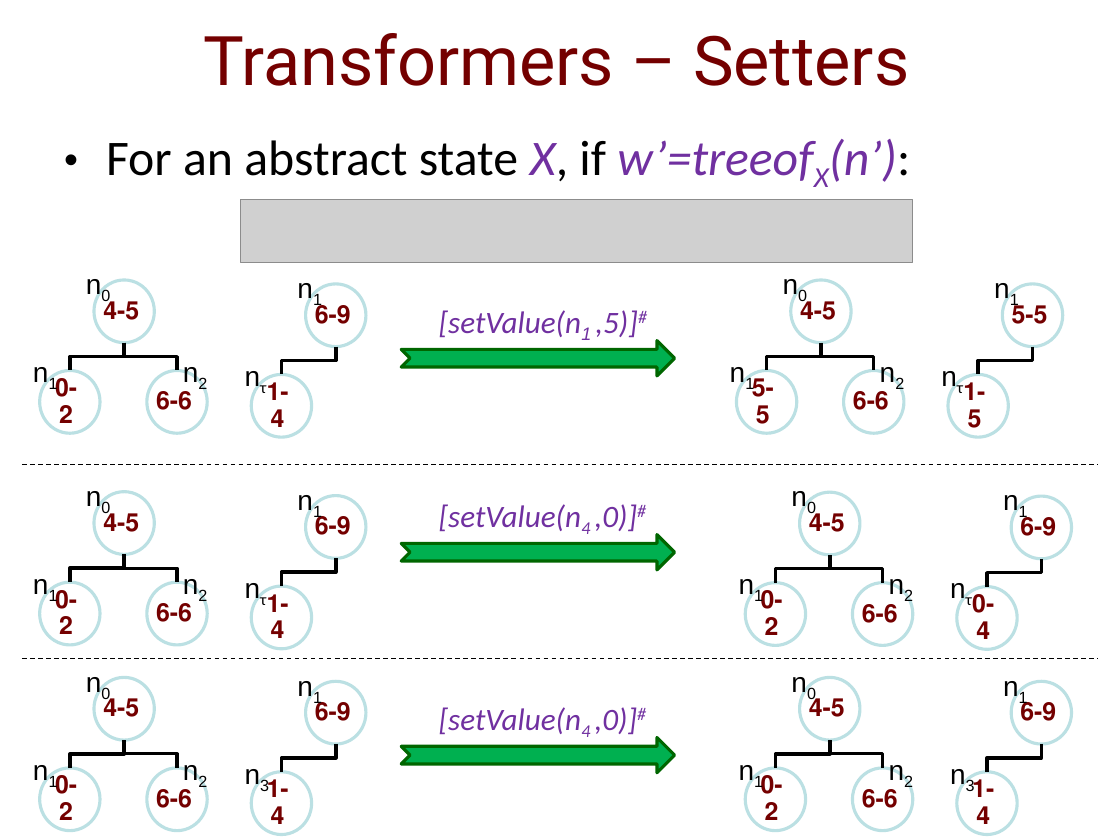
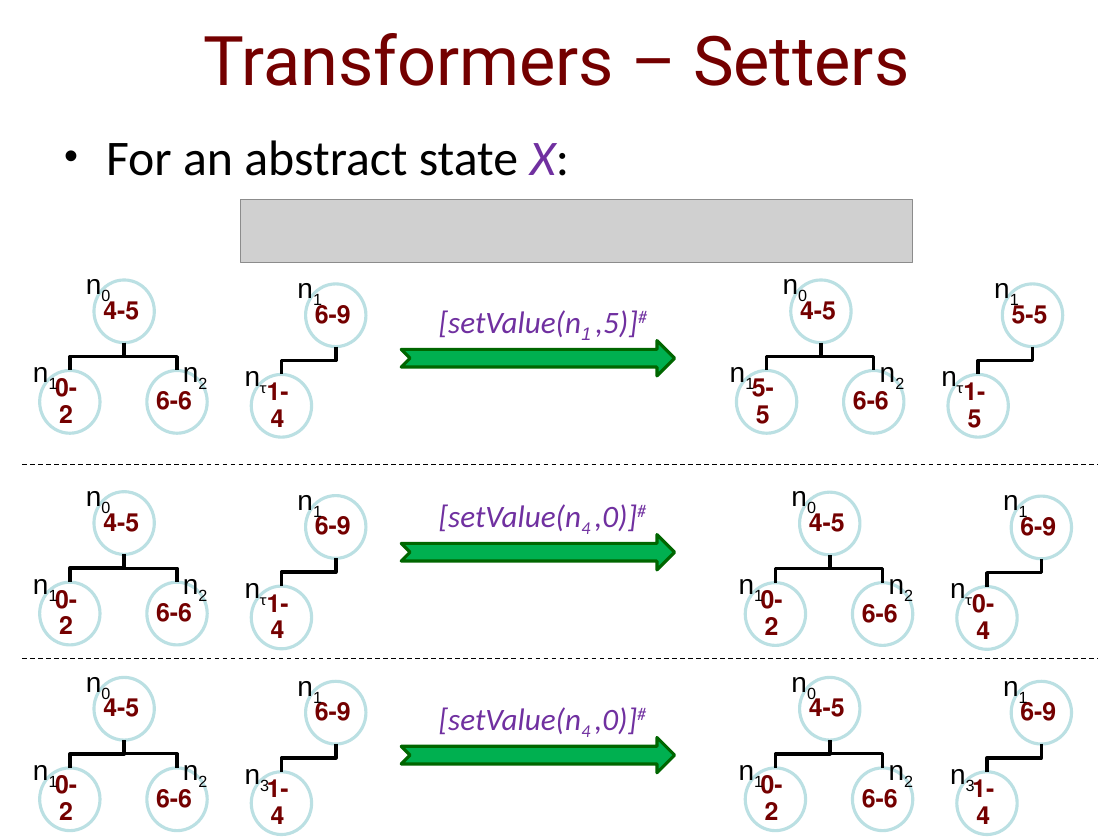
Before and after one commit to IdoBegun/PAAV_Project, a slide deck: slide 17 of Project Presentation.pptx. Drawn at 1120x840 pixels with LibreOffice and Linux fonts; fonts in the diff are those of the drawing; grey boxes stand for pictures; background and template pictures are left out. Boxes give left, top, right and bottom in pixels: in the first picture for what was removed or moved away, otherwise in the second. Text is boxed around its words. In the diff, an @@ line names an element or a change of style, - is before the commit and + after.

```diff
--- a/Project Presentation.pptx
+++ b/Project Presentation.pptx
@@ text at [106, 140, 569, 176]: text changed @@
-• For an abstract state X, if w’=treeofX(n’):
+• For an abstract state X:
```
Also in this commit, not shown: 4 other slides changed, 4 slides added.
